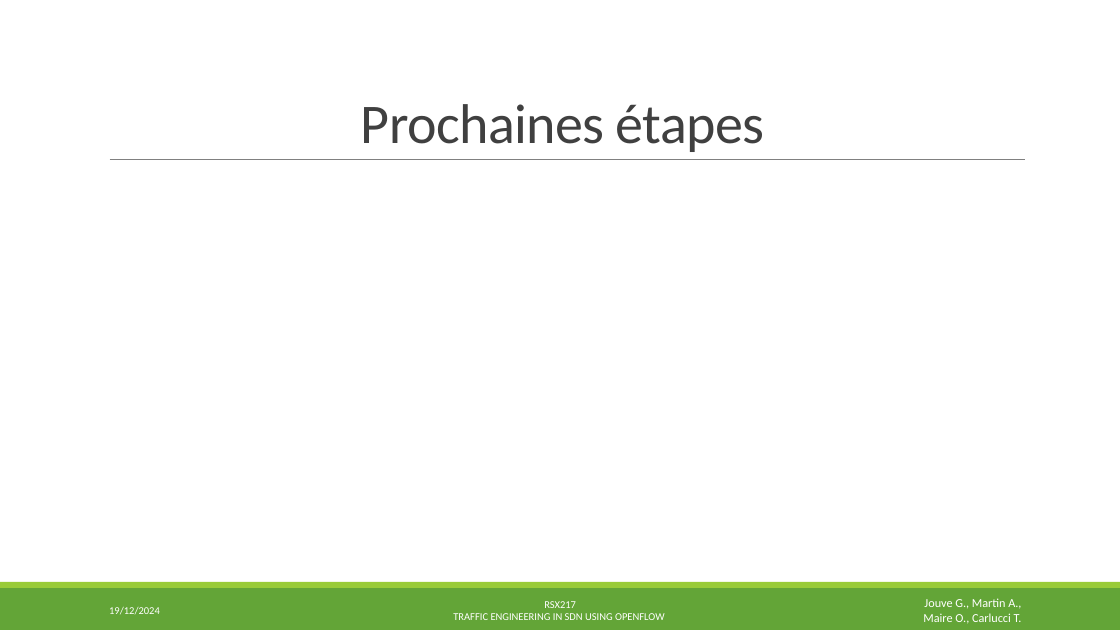
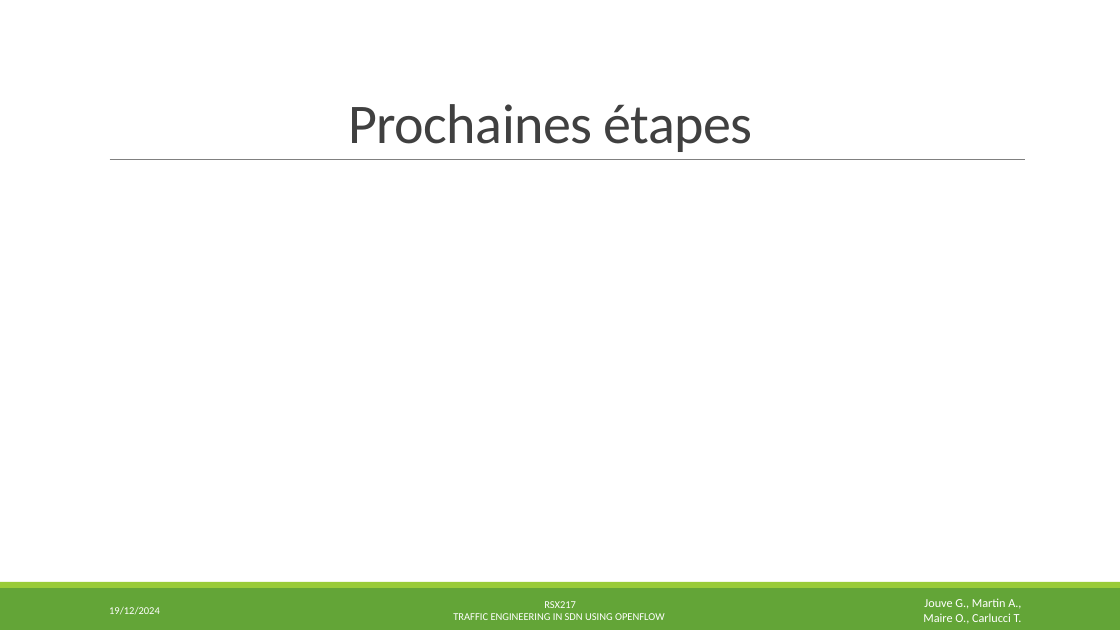
Before and after one commit to soranjade/RSX217_MINI-PROJ, a slide deck: slide 3 of presentation_19nov24.pptx. Drawn at 1120x630 pixels with LibreOffice and Linux fonts; fonts in the diff are those of the drawing. Boxes give left, top, right and bottom in pixels: in the first picture for what was removed or moved away, otherwise in the second. Text is boxed around its words. In the diff, an @@ line names an element or a change of style, - is before the commit and + after.

```diff
--- a/presentation_19nov24.pptx
+++ b/presentation_19nov24.pptx
@@ title "Prochaines étapes" moved from (x1=361, y1=104, x2=765, y2=152) to (x1=349, y1=104, x2=753, y2=152) @@
```
Also in this commit, not shown: 1 other slide changed.
